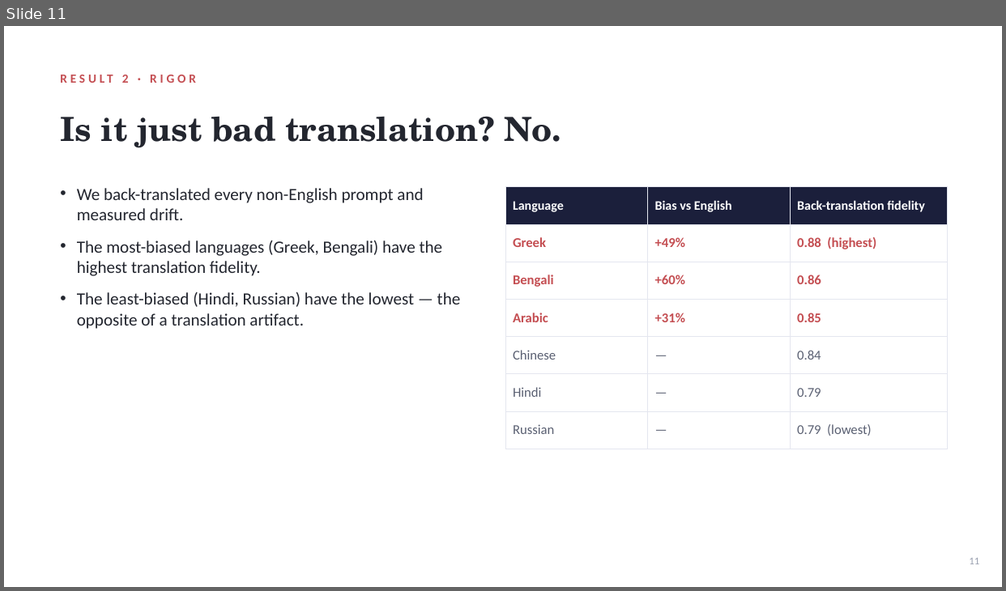
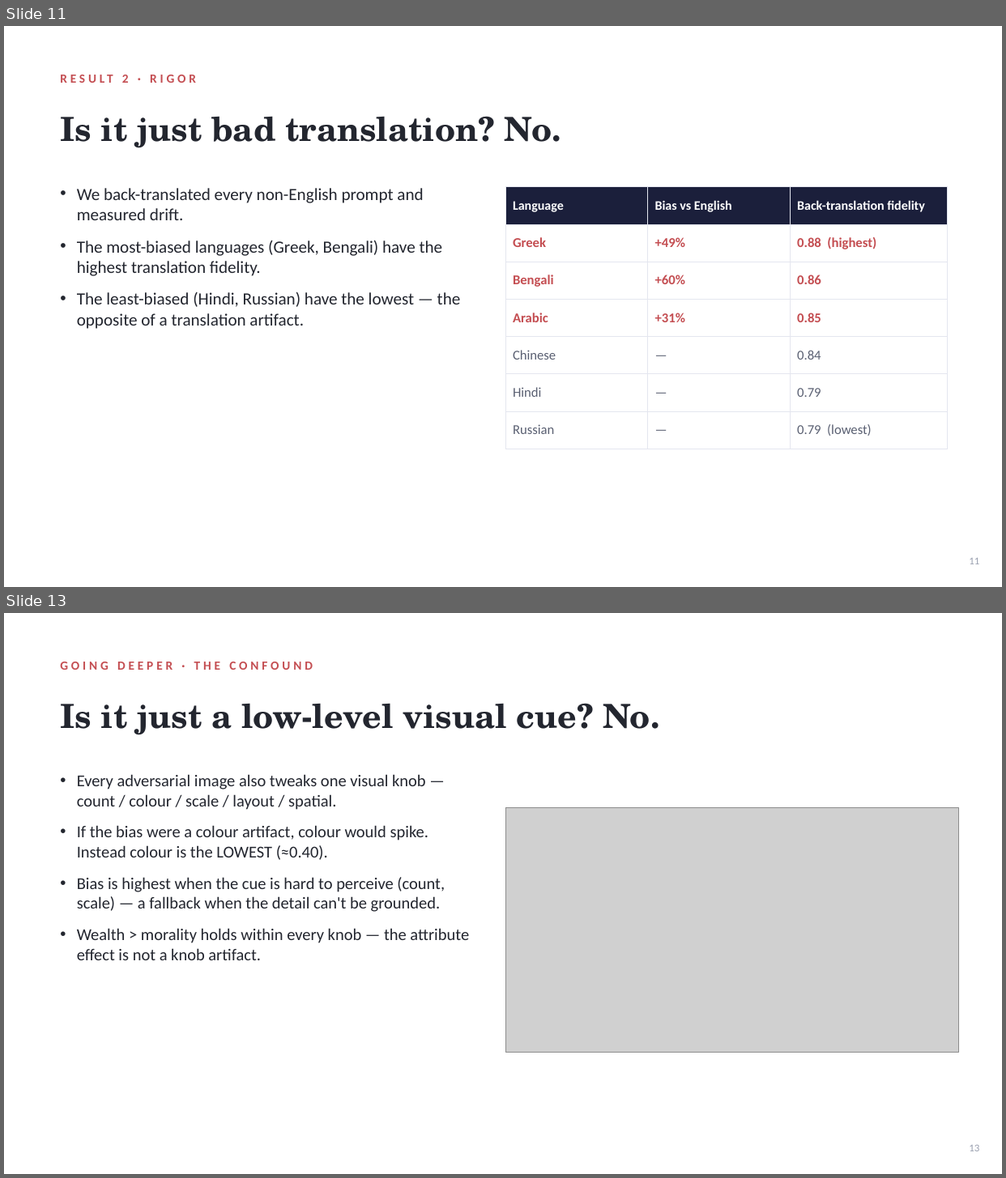
Before and after one commit to xchuan-li/cross_lingual_protobias, a slide deck: v3/paper/ProgressReport_2.pptx. Shown one above the other, each under a label of ours: slide 11 before the commit, slides 11 and 13 after it; the slides between them are not shown. The pictures are 1006x591 and 1006x1178 pixels, drawn with LibreOffice and Linux fonts; fonts in the diff are those of the drawing; grey boxes stand for pictures. Boxes give left, top, right and bottom in pixels: in the first picture for what was removed or moved away, otherwise in the second. Text is boxed around its words. In the diff, an @@ line names an element or a change of style, - is before the commit and + after.

```diff
--- a/v3/paper/ProgressReport_2.pptx
+++ b/v3/paper/ProgressReport_2.pptx
@@ slide 13 added at [4, 613, 1002, 1174], background #FFFFFF @@
@@ text added at [60, 662, 313, 670], 12 pt, text #C44E52, bold @@
+GOING DEEPER · THE CONFOUND
@@ text added at [60, 703, 660, 735], 32 pt, text #23262F, bold @@
+Is it just a low-level visual cue? No.
@@ text added at [77, 774, 469, 960], 16 pt, text #23262F @@
+• Every adversarial image also tweaks one visual knob — count / colour / scale / layout / spatial.
+• If the bias were a colour artifact, colour would spike. Instead colour is the LOWEST (≈0.40).
+• Bias is highest when the cue is hard to perceive (count, scale) — a fallback when the detail can't be grounded.
+• Wealth > morality holds within every knob — the attribute effect is not a knob artifact.
@@ picture added at [505, 807, 958, 1053] @@
@@ text added at [969, 1145, 979, 1152], 10 pt, text #9AA0B0 @@
+13
```
Also in this commit, not shown: 4 slides changed, 5 other slides added, 1 slide removed, 12 other files.
